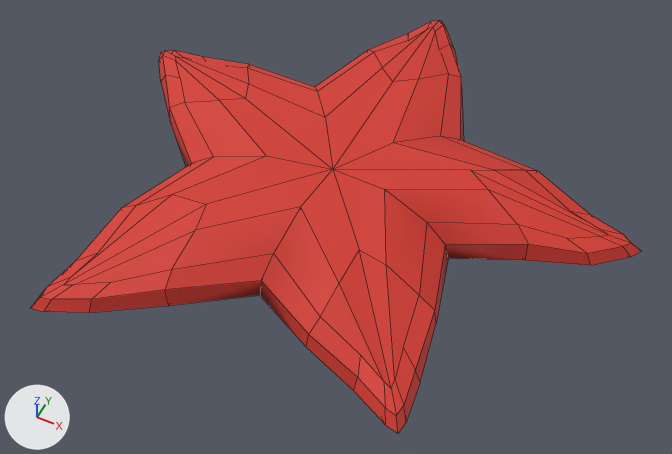
The OBJ model models/StarFish/StarFish.obj, before and after one commit.
One viewpoint serves both versions: a 50 mm lens placed at (0.182, -0.36, 0.412), pointed at (0.007, -0.01, -0.026). The lights are fixed; the arrows at lower left show +X, +Y and +Z. Mesh edges are drawn as thin lines. Where no turn or scale is listed for an object, it has been applied to the vertices.

In view in the first picture: 'Starfish_StarfishMesh'.
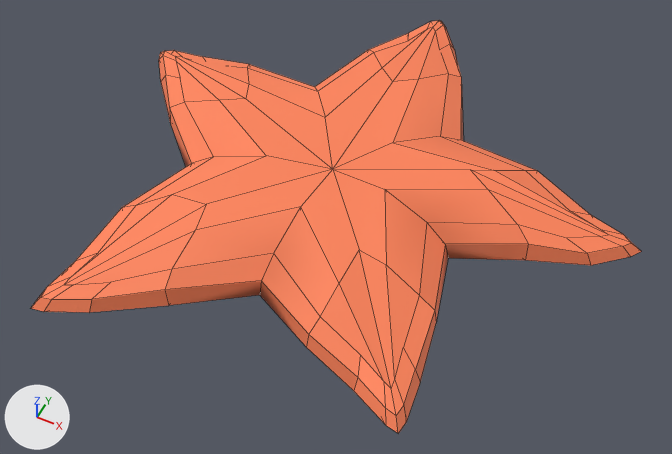
The change in detail:
Picture 'solid.png' (img_solid_png) is new.
In material 'Starfish' (mat_starfish), base_color is no longer (0.658, 0.0409, 0.0262), red #d4392d.
In material 'Starfish' (mat_starfish), texture is now set to img_solid_png.

Location of each change, [x1, y1, x2, y2] in pixels of the pictures (672 x 454 px):
'Starfish_StarfishMesh', surface changed (red to orange)
    both: [31, 20, 641, 434]
